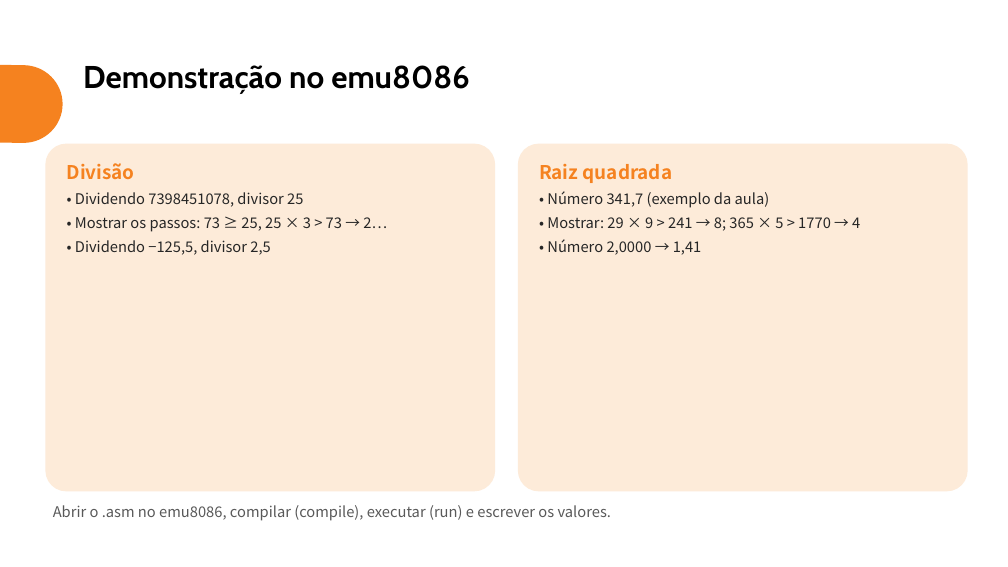
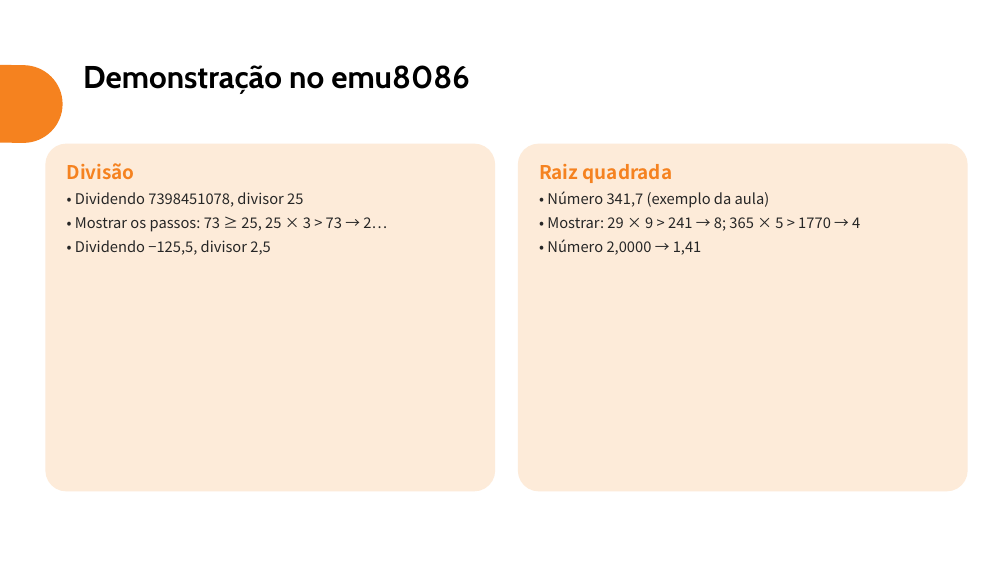
Before and after one commit to guicpereira/uni, a slide deck: slide 28 of 1semestre/AC/trabalho3/apresentacao_tarefa3.pptx. Drawn at 1008x567 pixels with LibreOffice and Linux fonts; fonts in the diff are those of the drawing; background and template pictures are left out. Boxes give left, top, right and bottom in pixels: in the first picture for what was removed or moved away, otherwise in the second. Text is boxed around its words. In the diff, an @@ line names an element or a change of style, - is before the commit and + after.

```diff
--- a/1semestre/AC/trabalho3/apresentacao_tarefa3.pptx
+++ b/1semestre/AC/trabalho3/apresentacao_tarefa3.pptx
@@ text removed at <box>53,505,611,521</box> @@
-Abrir o .asm no emu8086, compilar (compile), executar (run) e escrever os valores.
```
Also in this commit, not shown: 1 other slide changed, 13 slides removed, 3 other files.
